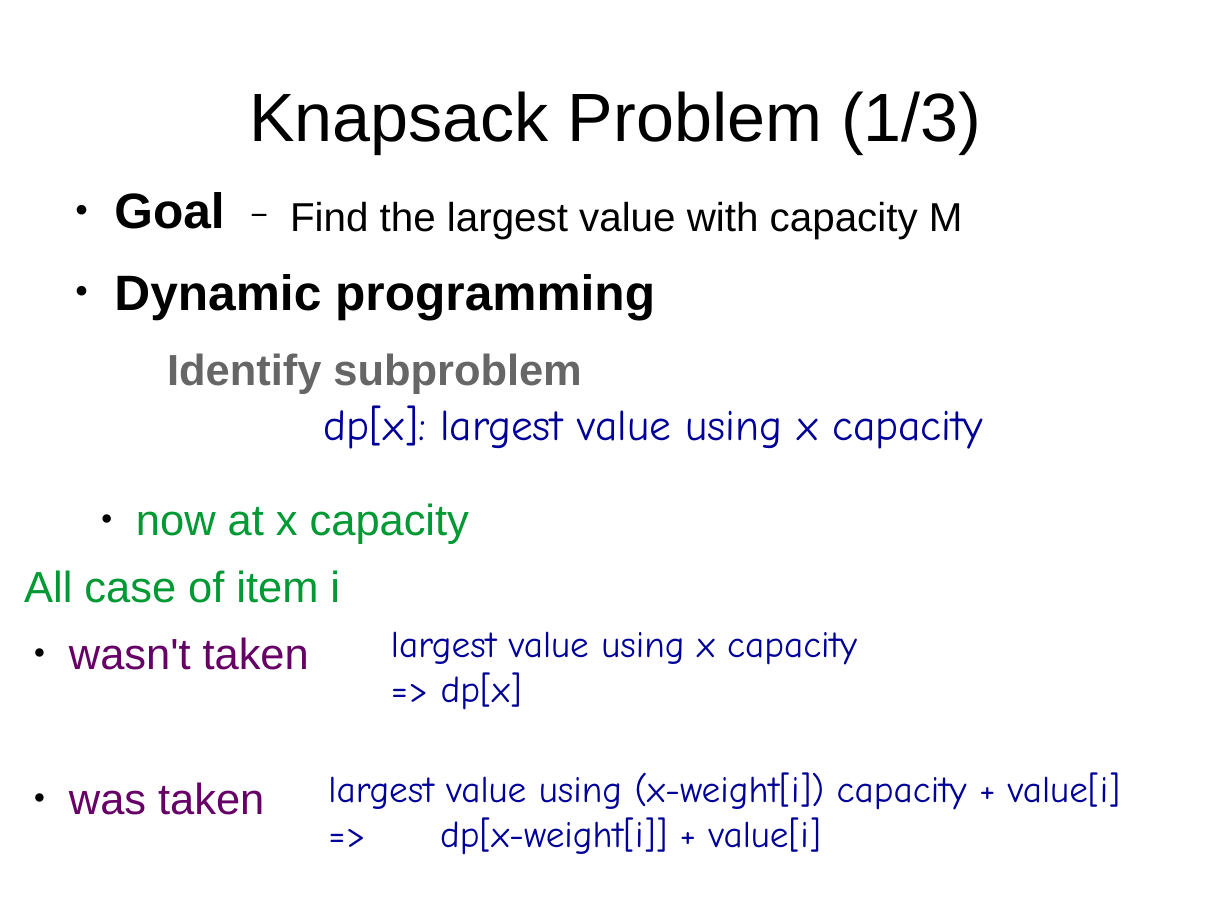
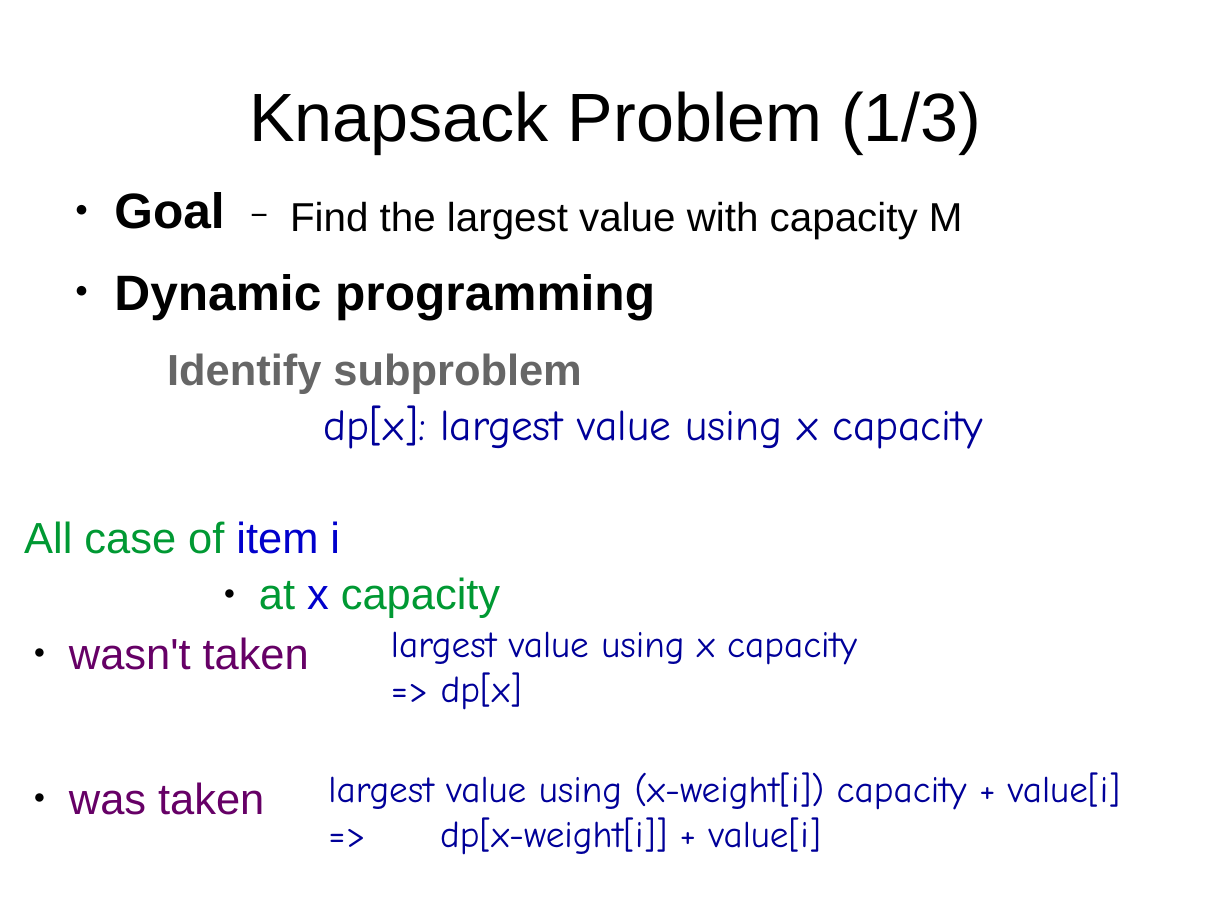
Before and after one commit to ViEiraCaRdOsO/L-FCDS_2015, a slide deck: slide 9 of measurement/final_representation.odp. Drawn at 1232x924 pixels with LibreOffice and Linux fonts; fonts in the diff are those of the drawing. Boxes give left, top, right and bottom in pixels: in the first picture for what was removed or moved away, otherwise in the second. Text is boxed around its words. In the diff, an @@ line names an element or a change of style, - is before the commit and + after.

```diff
--- a/measurement/final_representation.odp
+++ b/measurement/final_representation.odp
@@ text "All case of item i": place and size @@
-text "All case of item i" at [24, 570, 340, 603]
+text "All case of item i" at [24, 521, 340, 554]
@@ text "All case of item i" at [24, 521, 340, 554]: text colour #009933 to #0000CC in "item i" @@
@@ text at [259, 577, 500, 618]: text changed @@
-    ● now at x capacity
+    ● at x capacity
```
Also in this commit, not shown: 3 other slides changed, 1 other file.
